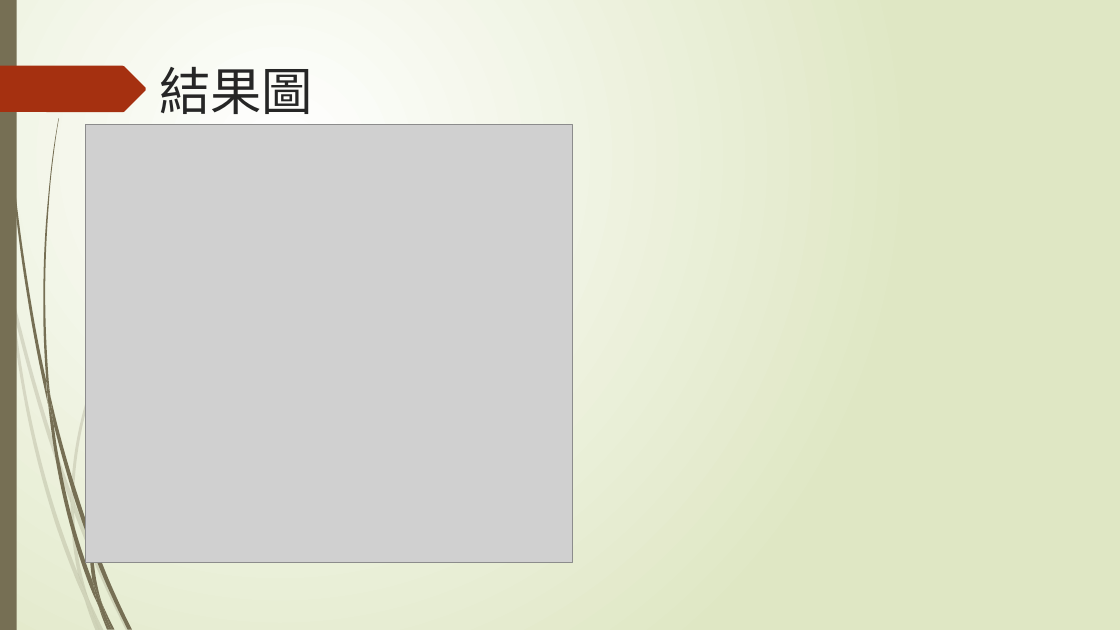
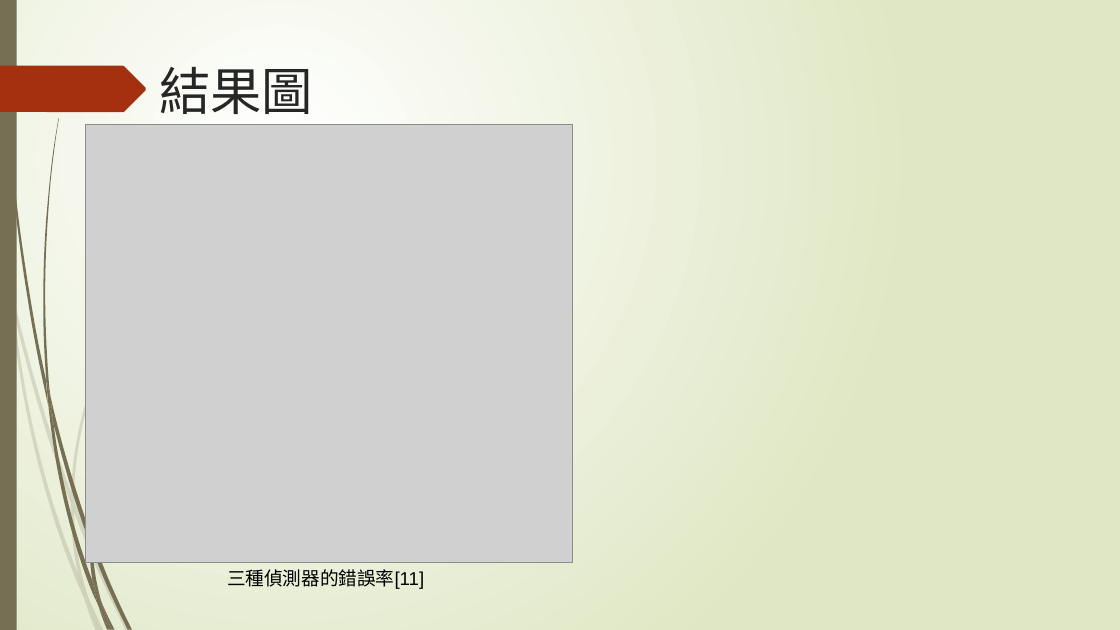
Before and after one commit to NIUWCSP/OTSM, a slide deck: slide 12 of report/以SDR實現OTSM通訊技術.pptx. Drawn at 1120x630 pixels with LibreOffice and Linux fonts; fonts in the diff are those of the drawing; grey boxes stand for pictures. Boxes give left, top, right and bottom in pixels: in the first picture for what was removed or moved away, otherwise in the second. Text is boxed around its words. In the diff, an @@ line names an element or a change of style, - is before the commit and + after.

```diff
--- a/report/以SDR實現OTSM通訊技術.pptx
+++ b/report/以SDR實現OTSM通訊技術.pptx
@@ text added at [227,569,424,589], 16 pt, text #000000 @@
+三種偵測器的錯誤率[11]
```
Also in this commit, not shown: 8 other slides changed, 1 slide added, 2 other files.
